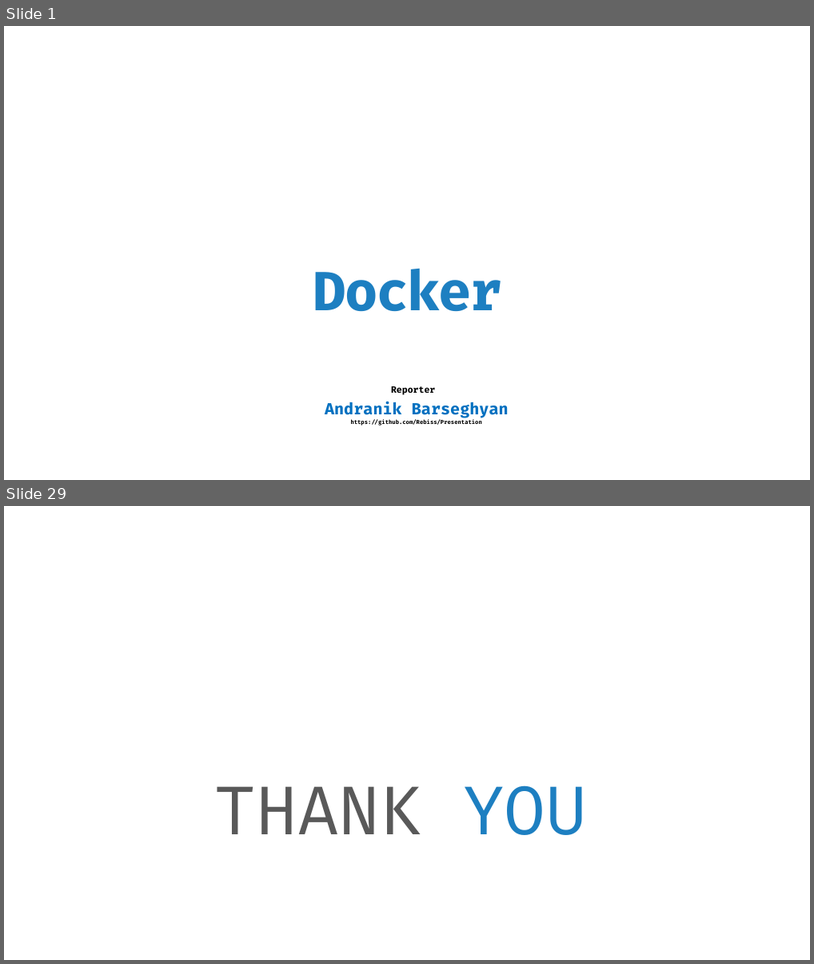
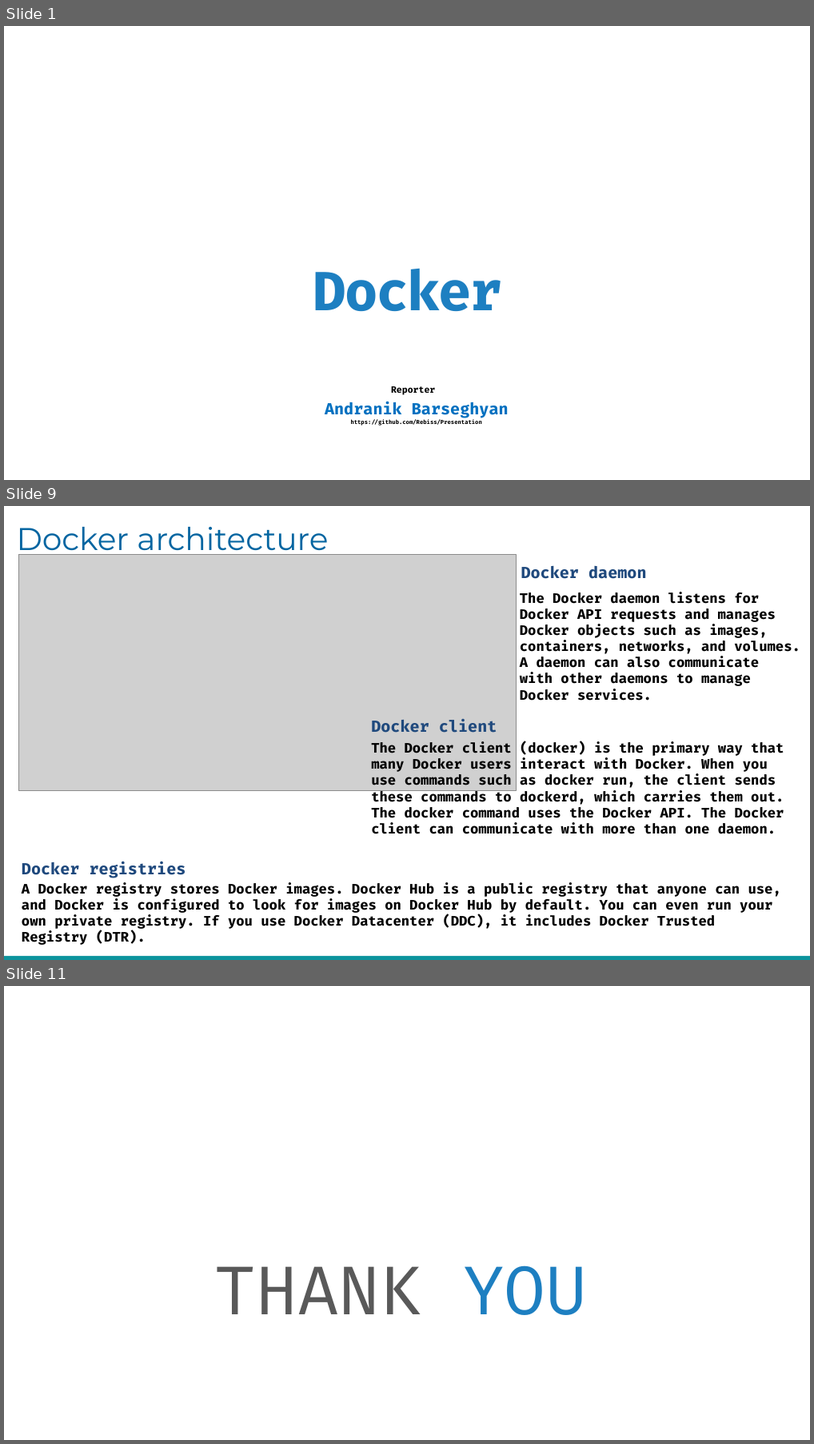
Before and after one commit to nikbarseghyan/Presentation, a slide deck: Docker.pptx. Shown one above the other, each under a label of ours: slides 1 and 29 before the commit, slides 1, 9 and 11 after it; the slides between them are not shown. The pictures are 814x964 and 814x1444 pixels, drawn with LibreOffice and Linux fonts; fonts in the diff are those of the drawing; grey boxes stand for pictures; background and template pictures are left out. Boxes give left, top, right and bottom in pixels: in the first picture for what was removed or moved away, otherwise in the second. Text is boxed around its words. In the diff, an @@ line names an element or a change of style, - is before the commit and + after.

Commit message:
Docker

```diff
--- a/Docker.pptx
+++ b/Docker.pptx
@@ slide 9 added at [4,506,810,960], background #FFFFFF @@
@@ text added at [17,527,328,558], 28 pt, text #0365A1 @@
+Docker architecture
@@ picture added at [19,554,517,791] @@
@@ text added at [522,566,646,579], 14 pt, text #1F497D, bold @@
+Docker daemon
@@ text added at [520,592,801,700], 12 pt, text #000000, bold @@
+The Docker daemon listens for
+Docker API requests and manages
+Docker objects such as images,
+containers, networks, and volumes. A daemon can also communicate
+with other daemons to manage
+Docker services.
@@ text added at [371,720,497,732], 14 pt, text #1F497D, bold @@
+Docker client
@@ text added at [371,742,785,834], 12 pt, text #000000, bold @@
+The Docker client (docker) is the primary way that many Docker users interact with Docker. When you
+use commands such as docker run, the client sends
+these commands to dockerd, which carries them out. The docker command uses the Docker API. The Docker client can communicate with more than one daemon.
@@ text added at [22,862,186,878], 14 pt, text #1F497D, bold @@
+Docker registries
@@ text added at [22,883,782,944], 12 pt, text #000000, bold @@
+A Docker registry stores Docker images. Docker Hub is a public registry that anyone can use, and Docker is configured to look for images on Docker Hub by default. You can even run your own private registry. If you use Docker Datacenter (DDC), it includes Docker Trusted
+Registry (DTR).
@@ rectangle added at [4,956,810,960], fill #0D949D @@
@@ what was slide 29 is now slide 11 @@
```
Also in this commit, not shown: 1 slide changed, 7 other slides added, 26 slides removed.
